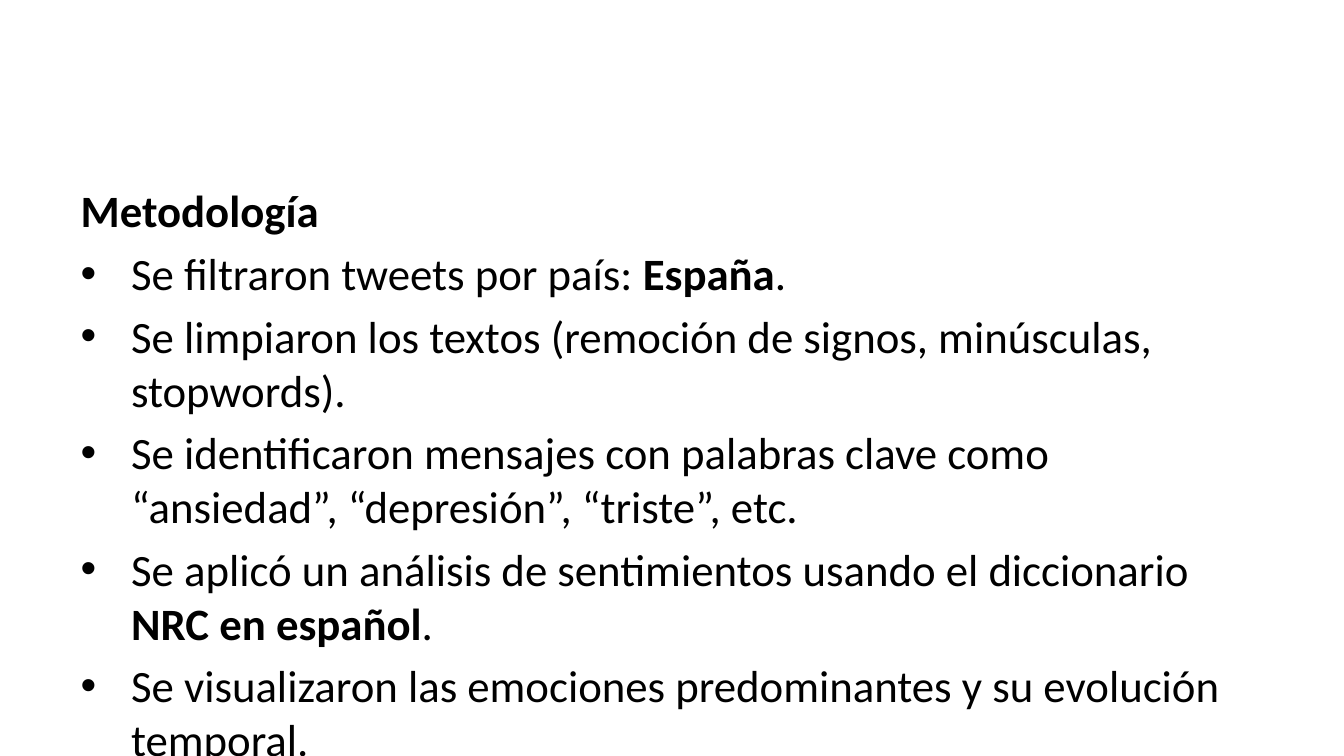
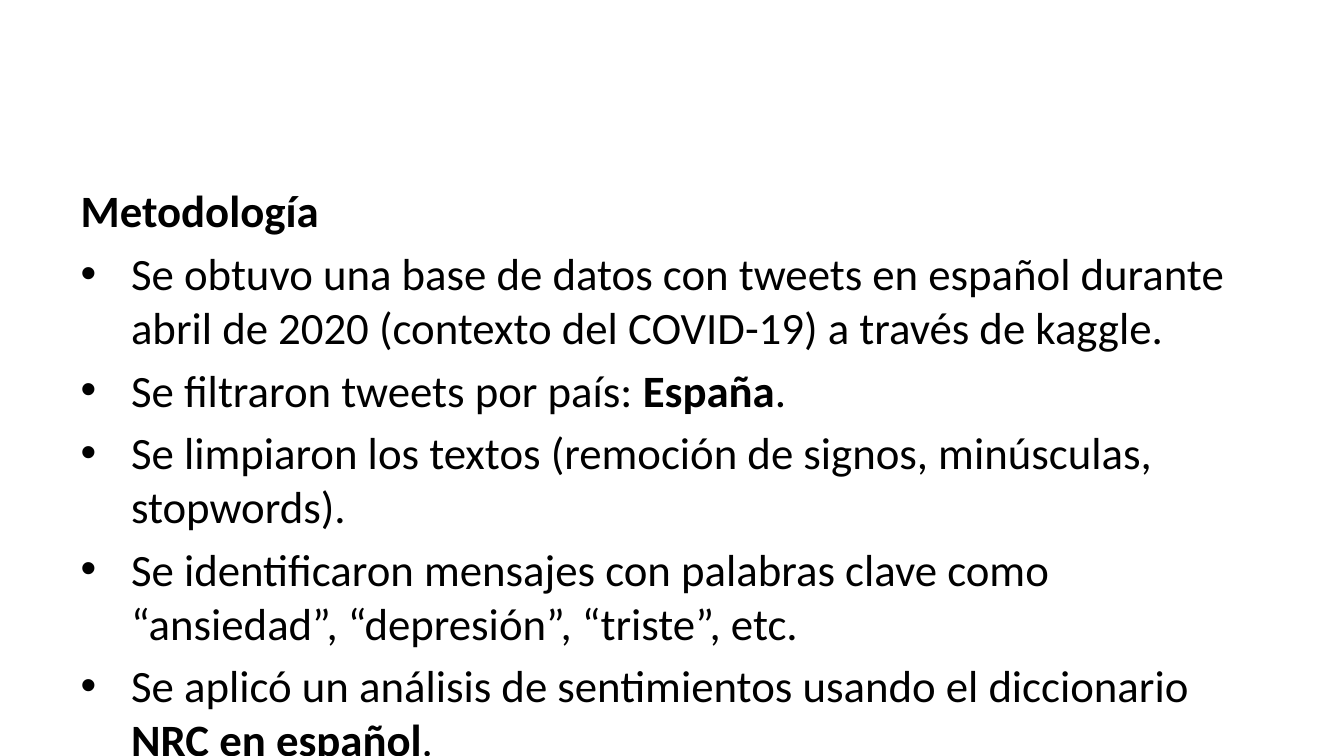
Before and after one commit to pilarcasabona/TRABAJOFINAL, a slide deck: slide 3 of Analisis-COVID.pptx. Drawn at 1344x756 pixels with LibreOffice and Linux fonts; fonts in the diff are those of the drawing. Boxes give left, top, right and bottom in pixels: in the first picture for what was removed or moved away, otherwise in the second. Text is boxed around its words. In the diff, an @@ line names an element or a change of style, - is before the commit and + after.

```diff
--- a/Analisis-COVID.pptx
+++ b/Analisis-COVID.pptx
@@ text at bbox=[131, 259, 1224, 352]: paragraph added @@
+• Se obtuvo una base de datos con tweets en español durante abril de 2020 (contexto del COVID-19) a través de kaggle.
```
Also in this commit, not shown: 1 other file.
